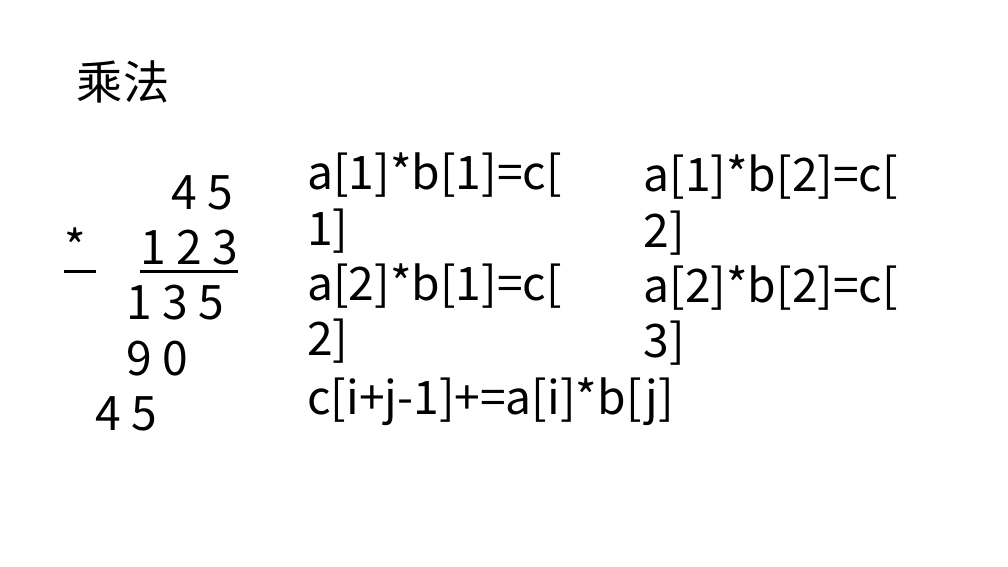
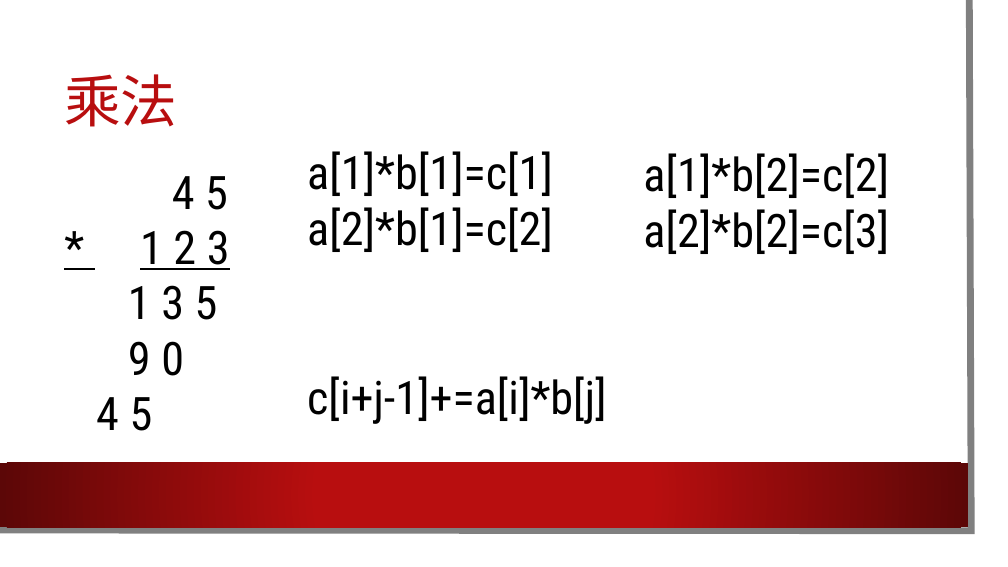
Before and after one commit to Adnios/Class, a slide deck: slide 6 of C++资料包/高精度算法.pptx. Drawn at 1008x567 pixels with LibreOffice and Linux fonts; fonts in the diff are those of the drawing; background and template pictures are left out. Boxes give left, top, right and bottom in pixels: in the first picture for what was removed or moved away, otherwise in the second. Text is boxed around its words. In the diff, an @@ line names an element or a change of style, - is before the commit and + after.

```diff
--- a/C++资料包/高精度算法.pptx
+++ b/C++资料包/高精度算法.pptx
@@ rectangle added at <box>0,0,991,550</box>, fill #FFFFFF @@
@@ freeform shape added at <box>0,0,972,531</box>, outline #808080 6.5 pt @@
@@ title "乘法": place and size @@
-title "乘法" at <box>77,60,169,103</box>
+title "乘法" at <box>64,74,177,127</box>
@@ title "乘法" at <box>64,74,177,127</box>: size 44 to 54 pt, font Noto Sans CJK SC to Roboto Condensed, text colour #000000 to #B80E0F @@
@@ font Noto Sans CJK SC to Roboto Condensed in 4 elements at <box>96,176,230,431</box>, <box>307,151,553,252</box>, <box>643,153,889,254</box>, <box>307,376,606,424</box> @@
@@ rectangle added at <box>0,463,968,527</box>, fill gradient #B80E0F to #5C0707 @@
```
Also in this commit, not shown: 5 other slides changed, 3 other files.
